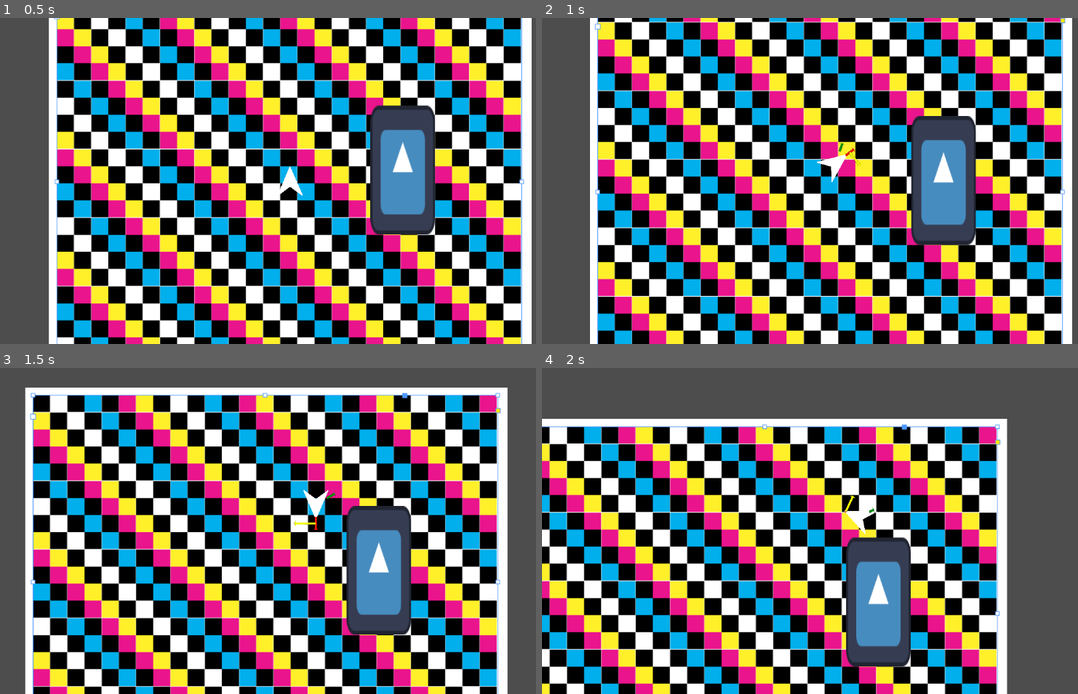
Above: before the commit, frames 1-4 (two rows, left to right).
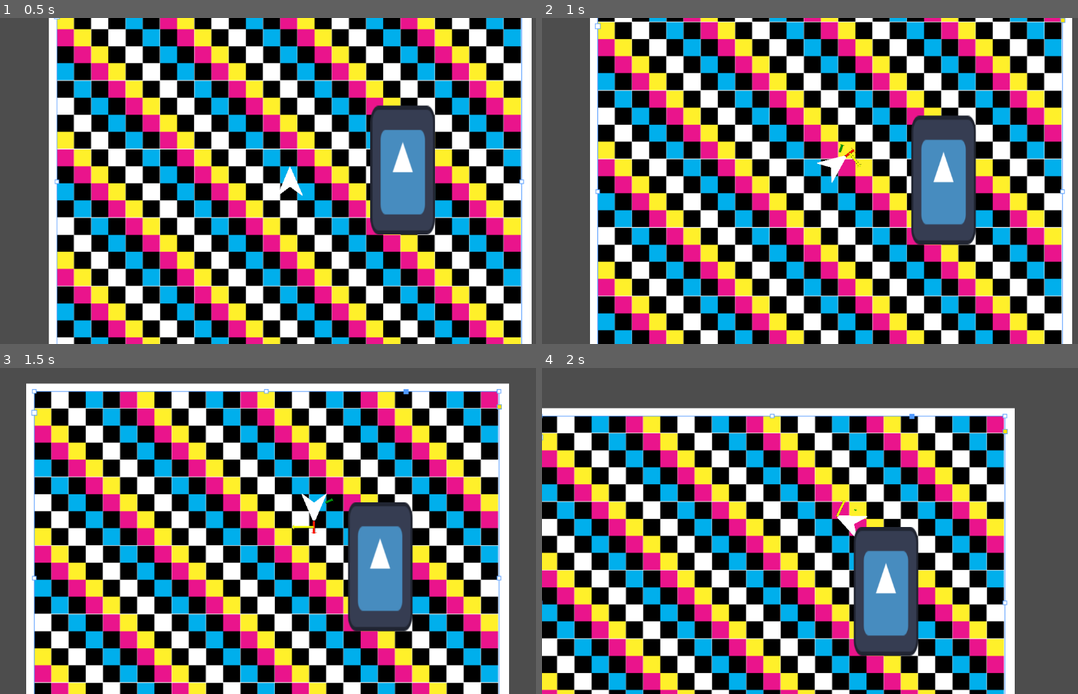
Above: after the commit, the same moments.

Repository: ParadoxArcher/Angle_Advantage
Game: Godot game, scene res://Scenes/GameScene.tscn
Same seed, same stepped clock (60 frames per second), same inputs: the game is played once before the commit and once after it. The engine's default icon, where the game draws it, is replaced by a stand-in: a white triangle on a blue panel in a dark square.
Inputs:
- Up to frame 1 (0.5 s): no input
- Up to frame 2 (1 s): tap Enter at 0.5 s; hold D (RotateRight) from 0.53 s (still down); hold W (Boost) from 0.53 s (still down)
- Up to frame 3 (1.5 s): release D (RotateRight) at 1.28 s; release W (Boost) at 1.28 s; hold S (Back) from 1.28 s (still down); tap W (Boost) at 1.35 s
- Up to frame 4 (2 s): keep holding S (Back)

Frame 1 is identical in both runs. In frame 2, 5.7% of the frame differs, in the area x 9-98%, y 0-96%; in frame 3, 32%; in frame 4, 60%, in the area x 0-89%, y 12-100%.

Commit message:
vault backup: 2025-01-15 11:30:39

Diff:
--- a/zProject Files/Godot/Scripts/PlayerScript.gd
+++ b/zProject Files/Godot/Scripts/PlayerScript.gd
@@ -2,7 +2,7 @@
 
 #region Variables
 ## Brake Variables
-@export var BrakeDecelMult = [3, 3] # {0: SpeedDecelMult, 1: RotaDecelMult}
+@export var BrakeDecelMult = [5, 3] # {0: SpeedDecelMult, 1: RotaDecelMult}
 var isBraking = false
 
 ## CounterSteering
@@ -46,8 +46,7 @@
 		var BoostDirAmp
 		if MoveInput.y / BoostDecay[2] >= BoostDecay[0]:
 			BoostDirAmp = MoveInput.y
-			if BoostDecay[0] < 1:
-				BoostDecay[0] += clampf(BoostDecay[1], 0, MoveInput.y)
+			BoostDecay[0] += clampf(BoostDecay[1], 0, MoveInput.y)
 		else:
 			BoostDirAmp = BoostDecay[0] * BoostDecay[2]
 			BoostDecay[0] -= clampf(BoostDecay[1], 0, BoostDecay[0])
@@ -78,7 +77,7 @@
 	rotate(RotaSpeed)
 
 
-	  # Momentum
+	velocity = lerp(velocity, velocity.normalized(), SpeedDecel[0]) # Momentum
 	velocity = lerp(velocity, BoostDir * MaxSpeed[0], SpeedAccel) # Acceleration
 	move_and_slide()
 	#endregion
Not shown, changed: .obsidian/workspace.json
Not shown, changed: DevNotes/Player/Movement/Boost.md
Not shown, changed: DevNotes/Player/Movement/Rotation.md
